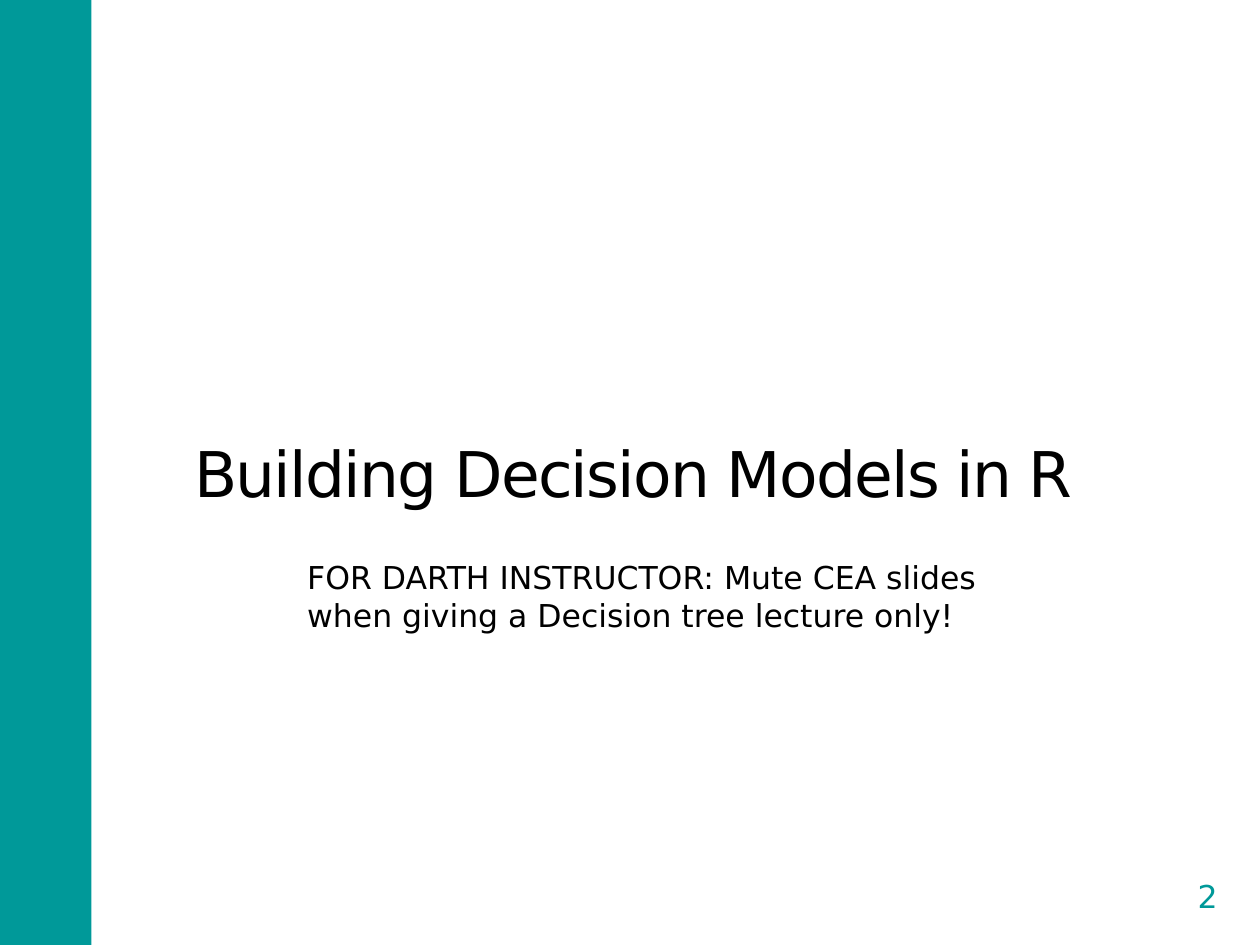
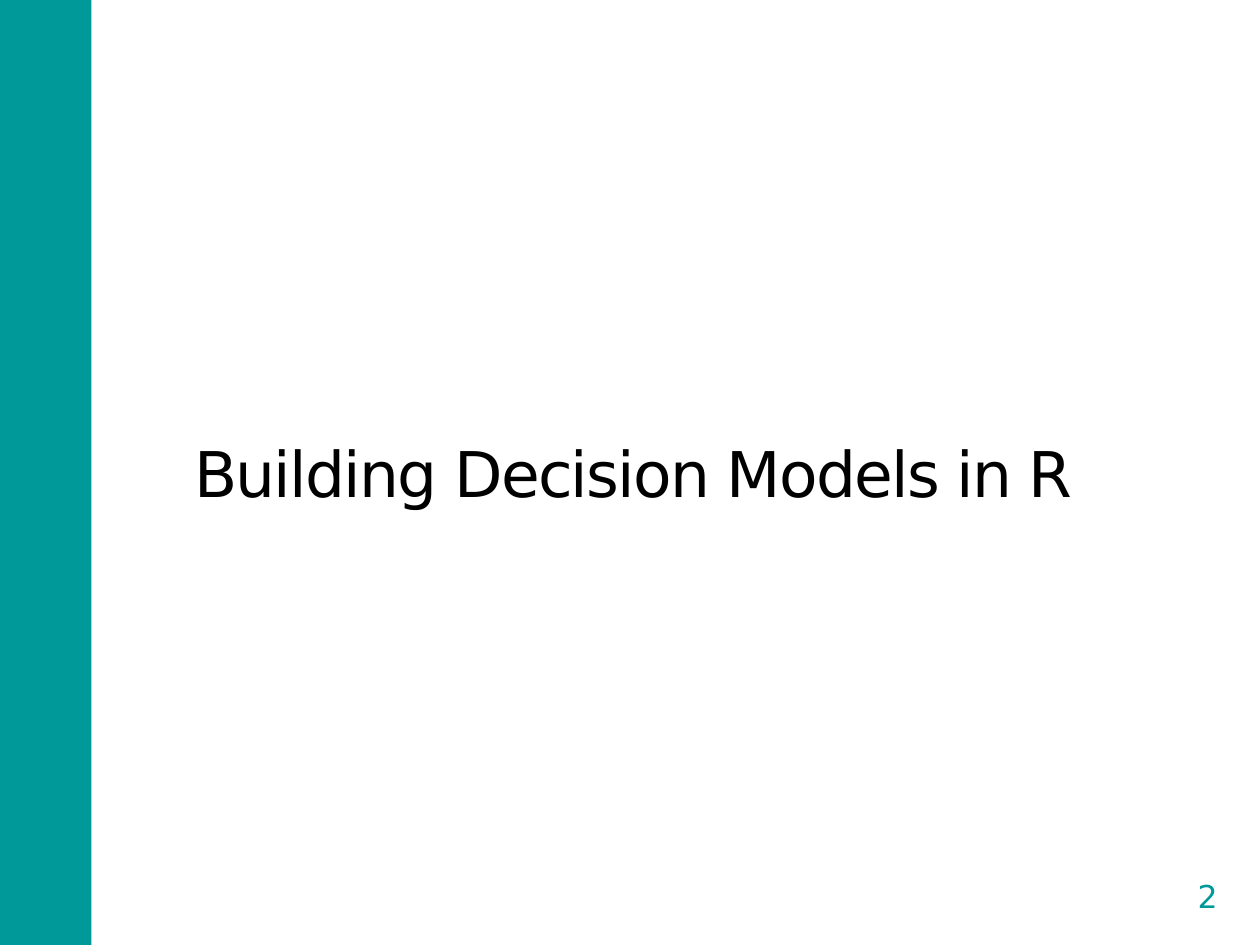
Before and after one commit to DARTH-git/Course-Modularization, a slide deck: slide 2 of Decision trees/Slides/CEA and Decision Modeling Overview_with Decision tree slides.pptx. Drawn at 1260x945 pixels with LibreOffice and Linux fonts; fonts in the diff are those of the drawing. Boxes give left, top, right and bottom in pixels: in the first picture for what was removed or moved away, otherwise in the second. Text is boxed around its words. In the diff, an @@ line names an element or a change of style, - is before the commit and + after.

```diff
--- a/Decision trees/Slides/CEA and Decision Modeling Overview_with Decision tree slides.pptx
+++ b/Decision trees/Slides/CEA and Decision Modeling Overview_with Decision tree slides.pptx
@@ text removed at (307,565,976,634) @@
-FOR DARTH INSTRUCTOR: Mute CEA slides when giving a Decision tree lecture only!
```
Also in this commit, not shown: 2 other slides changed, 4 slides added, 1 slide removed, 43 other files.
